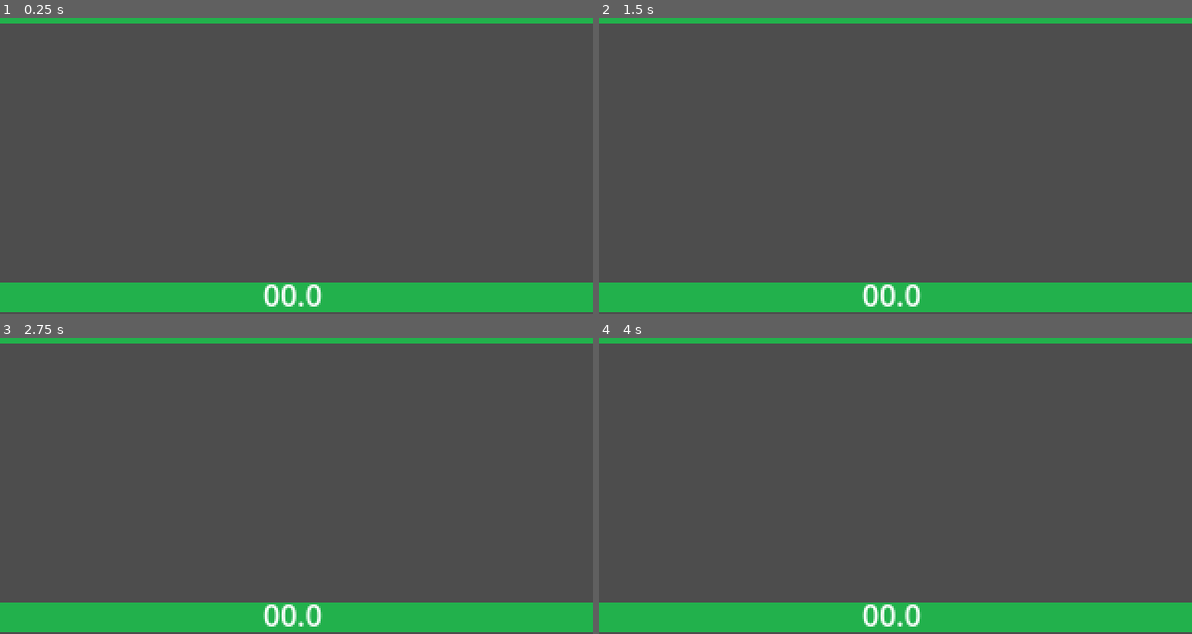
Above: before the commit, frames 1-4 (two rows, left to right).
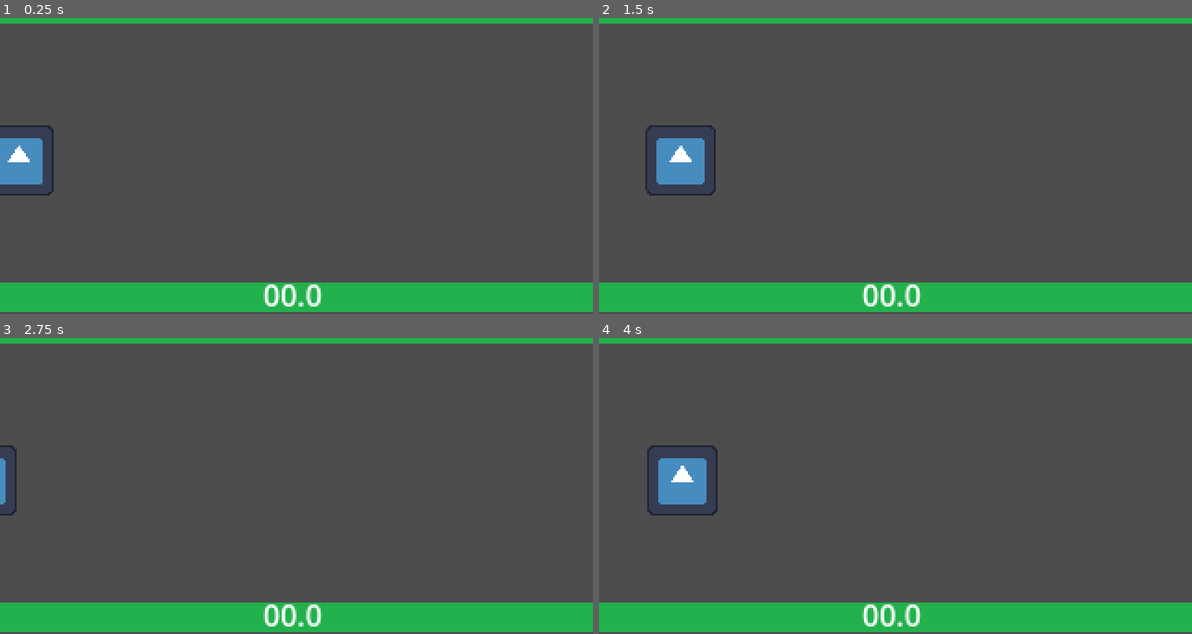
Above: after the commit, the same moments.

Repository: kevinesaa/balloons-wars
Game: Godot game, scene res://levels/level.tscn
Two runs of this game, one before a commit and one after it. Both use one fixed random seed, a clock stepped at 60 frames per second and the inputs below. The engine's default icon, where the game draws it, is replaced by a stand-in: a white triangle on a blue panel in a dark square.
Inputs:
- Up to frame 1 (0.25 s): no input
- Up to frame 2 (1.5 s): tap S (player_one) at 0.6 s; tap K (player_two) at 1.35 s
- Up to frame 3 (2.75 s): tap Space (start_game) at 2.1 s
- Up to frame 4 (4 s): tap S (player_one) at 2.85 s; tap K (player_two) at 3.6 s

The runs differ from the first frame. In frame 1, 1.3% of the frame differs, in the area x 0-10%, y 36-60%; in frame 2, 1.5%; in frame 3, 0.2%; in frame 4, 1.6%, in the area x 8-20%, y 36-60%.

Commit message:
trigonometry stuffs

Diff:
--- a/levels/level.tscn
+++ b/levels/level.tscn
@@ -1,9 +1,11 @@
-[gd_scene load_steps=6 format=3 uid="uid://c3ddmni6dpr30"]
+[gd_scene load_steps=8 format=3 uid="uid://c3ddmni6dpr30"]
 
 [ext_resource type="Script" uid="uid://lrqiv0orm7ym" path="res://scripts/input_manager.gd" id="1_eg28h"]
 [ext_resource type="Texture2D" uid="uid://vp0gaqd3plfl" path="res://sprites/ground.png" id="1_mmh4m"]
 [ext_resource type="Script" uid="uid://brj51lhlm4jec" path="res://scripts/startGameTimerListener.gd" id="2_cwqvt"]
 [ext_resource type="Script" uid="uid://dajjc74u20g0n" path="res://scripts/game_play_timer.gd" id="4_5mrsh"]
+[ext_resource type="Texture2D" uid="uid://cbldkqdanuym6" path="res://icon.svg" id="5_safpt"]
+[ext_resource type="Script" uid="uid://4f1p3neijvyy" path="res://scripts/balloon.gd" id="6_gjl0y"]
 
 [sub_resource type="RectangleShape2D" id="RectangleShape2D_0spnt"]
 size = Vector2(319.5, 17)
@@ -47,7 +49,7 @@
 script = ExtResource("4_5mrsh")
 
 [node name="Label" type="Label" parent="."]
-anchors_preset = -1
+anchors_preset = 8
 anchor_left = 0.5
 anchor_top = 0.5
 anchor_right = 0.5
@@ -62,6 +64,12 @@
 horizontal_alignment = 1
 vertical_alignment = 1
 
+[node name="Icon" type="Sprite2D" parent="."]
+position = Vector2(73, 98)
+scale = Vector2(0.3, 0.3)
+texture = ExtResource("5_safpt")
+script = ExtResource("6_gjl0y")
+
 [connection signal="startGamePress" from="inputManager" to="startGameTimerListener" method="onStartPressButton"]
 [connection signal="timeout" from="startGameTimer" to="inputManager" method="onGameTimerFinish"]
 [connection signal="timeout" from="startGameTimer" to="gamePlayTimer" method="onInitGamePlay"]
--- /dev/null
+++ b/scripts/balloon.gd
@@ -0,0 +1,10 @@
+extends Sprite2D
+
+var ang = 20
+var radius = 30
+var origin = 20
+var speed = 3
+
+func _process(delta):
+	ang += speed * delta
+	position.x = cos(ang) * radius + origin
Not shown, added: scripts/balloon.gd.uid
